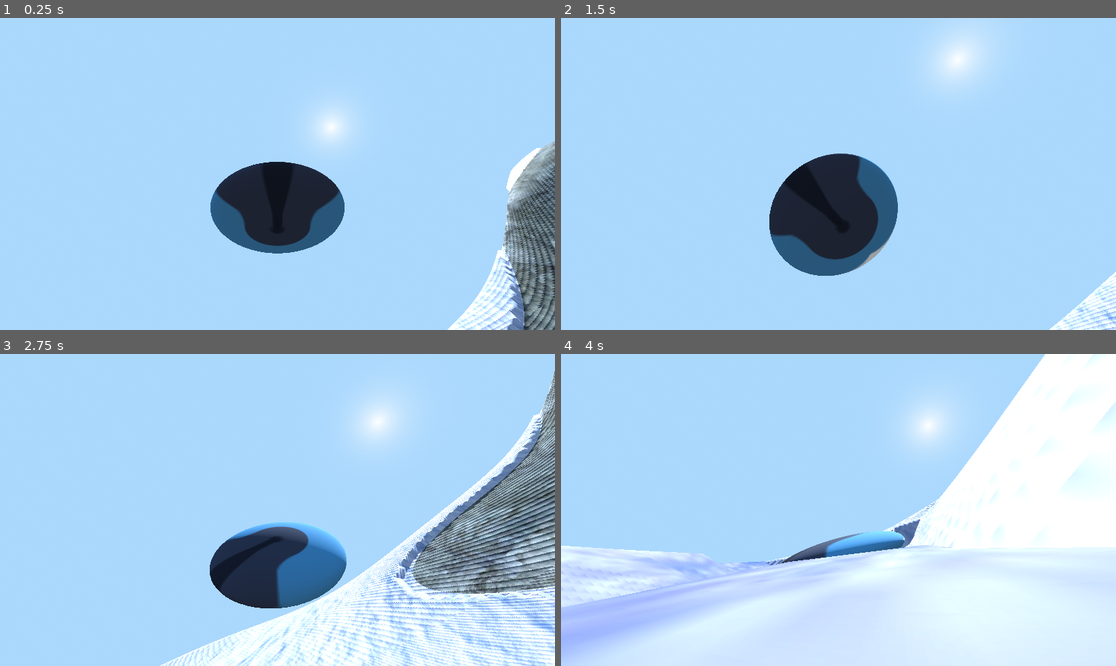
Above: before the commit, frames 1-4 (two rows, left to right).
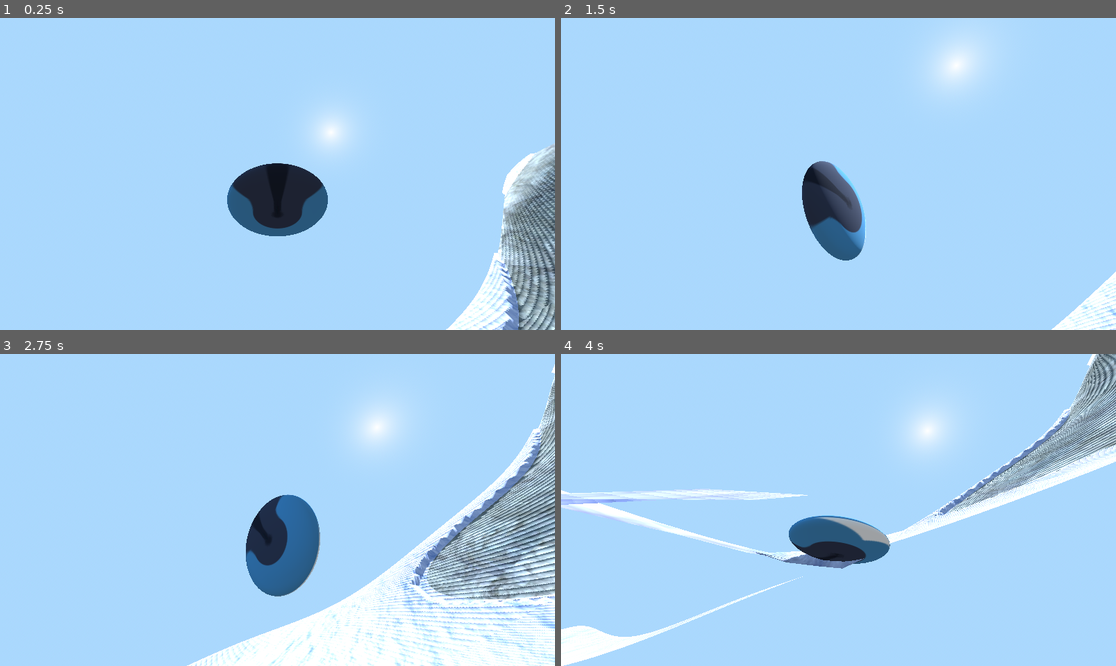
Above: after the commit, the same moments.

Repository: EightLimbed/MountainGame
Game: Godot game, scene res://Game.tscn
The game is run twice, just before and just after one commit, with the same random seed, the same clock (stepped at 60 frames per second) and the same inputs. The engine's default icon, where the game draws it, is replaced by a stand-in: a white triangle on a blue panel in a dark square.
Inputs (mouse positions are in pixels of both pictures, inside the frame that each line leads up to):
- Up to frame 1 (0.25 s): no input
- Up to frame 2 (1.5 s): move the mouse to (960, 158) at 0.52 s; hold D (Right) 0.53-1.28 s; click (960, 158) at 0.67 s; move the mouse to (810, 174) at 1.27 s; hold W (Forward) from 1.28 s (still down)
- Up to frame 3 (2.75 s): keep holding W (Forward); move the mouse to (288, 503) at 2.02 s
- Up to frame 4 (4 s): keep holding W (Forward); move the mouse to (832, 516) at 2.77 s; click (832, 516) at 2.92 s; move the mouse to (877, 513) at 3.52 s

The runs differ from the first frame. In frame 1, 7.6% of the frame differs, in the area x 37-100%, y 39-100%; in frame 2, 7.3%; in frame 3, 23%; in frame 4, 52%, in the area x 0-100%, y 0-100%.

Commit message:
Updated Tread Textures
They are beautiful now

Diff:
--- a/Chunk.gdshader
+++ b/Chunk.gdshader
@@ -1,6 +1,7 @@
 shader_type spatial;
 varying float slope;
 varying flat int treaded;
+varying float d;
 const float snow_threshold = 0.7;
 const float tread_radius = 2.5;
 uniform sampler2D snow_texture;
@@ -13,9 +14,9 @@
 	for (int i = 0; i < max_treads; i++) {
 		vec3 fp = texture(treaded_vertices, vec2((float(i) + 0.5) / float(max_treads), 0.5)).rgb;
 		vec3 delta = pos-fp;
-		float d = dot(delta, delta);
-		if (d < tread_radius*tread_radius) {
-			return tread_radius-sqrt(d);
+		float td = dot(delta, delta);
+		if (td < tread_radius*tread_radius) {
+			return (tread_radius - sqrt(td));
 		}
 	}
 	return tread_radius;
@@ -24,30 +25,23 @@
 void vertex() {
 	vec3 world_pos = (MODEL_MATRIX * vec4(VERTEX, 1.0)).xyz;
 	slope = abs(NORMAL.y*1.01);
-	float d;
 	treaded = 0;
 	vec3 dp = player_position - world_pos;
 	float mds = float(max_treads*max_treads);
-	if (dot(dp, dp) < mds) {
-		d = tread_depth(world_pos);
-		if (d < tread_radius) treaded = 1;
-	}
+	if (dot(dp, dp) < mds) d = tread_depth(world_pos);
+	else d = tread_radius;
 	if (NORMAL.y > snow_threshold){
-		if (treaded == 0) VERTEX += NORMAL*vec3(-1.2,1.0,-1.2);
-		else VERTEX -= vec3(0.0,d-0.4,0.0);
+		if (d < tread_radius) VERTEX += vec3(0.0,-d,0.0)+NORMAL*vec3(-1.2,0.5,-1.2);
+		else VERTEX += NORMAL*vec3(-1.2,1.0,-1.2);
 	}
 }
 
 void fragment() {
-	float b = sqrt(VERTEX.y-VERTEX.z)/100.0-0.3;
+	float t = (1.0-d/tread_radius)/5.0;
 	if (slope > snow_threshold) {
-		if (treaded == 1){
-			ALBEDO = texture(snow_texture, UV * 10.0).rgb+vec3(b,b,b/1.5)-0.1;
-		}else{
-			ALBEDO = texture(snow_texture, UV * 10.0).rgb+vec3(b,b,b/1.5);
-		}
+		ALBEDO = texture(snow_texture, UV * 10.0).rgb-t-vec3(0.2,0.2,0.1);
 	} else {
-		ALBEDO = texture(stone_texture, UV * 10.0).rgb+vec3(b,b,b)/2.0;
+		ALBEDO = texture(stone_texture, UV * 10.0).rgb-t;
 	}
 }
 
--- a/Chunk.tscn
+++ b/Chunk.tscn
@@ -15,8 +15,8 @@
 shader_parameter/max_treads = 128
 
 [sub_resource type="PhysicsMaterial" id="PhysicsMaterial_s3wkh"]
-friction = 0.05
-absorbent = true
+friction = 0.1
+rough = true
 
 [node name="Chunk" type="MeshInstance3D"]
 mesh = SubResource("PlaneMesh_s3wkh")
--- a/Player.gd
+++ b/Player.gd
@@ -6,12 +6,12 @@
 var pitch : float = 1.0
 var yaw : float = 0.0
 var sensitivity = 0.002
-var camera_distance := 6.0
+var camera_distance := 8.0
 var camera_height := 2.0
 
 #movement
 var airborne : bool = true
-const SPEED = 8000.0
+const SPEED = 5000.0
 
 #treads
 @onready var tread_manager = $"/root/TreadManager"
@@ -33,8 +33,8 @@
 func _process(_delta: float) -> void:
 	#just for camera direction and stuff
 	var offset := Vector3(0, camera_height, camera_distance)
-	offset = Basis(Vector3(1, 0, 0), pitch) * offset  # Apply pitch
-	offset = Basis(Vector3(0, 1, 0), yaw) * offset    # Apply yaw
+	offset = Basis(Vector3(1, 0, 0), pitch) * offset  # apply pitch
+	offset = Basis(Vector3(0, 1, 0), yaw) * offset    # apply yaw
 	camera.global_position = global_position + offset
 	camera.look_at(global_position + Vector3(0, camera_height, 0), Vector3.UP)
 
@@ -50,9 +50,7 @@
 		var move_dir := (right * input_dir.x + forward * input_dir.y).normalized()
 		apply_central_force(move_dir * SPEED * delta)
 
-#if player is on ground, pass list of saved positions of certain distance from eachother, along with current player position, for smooth trails
 func deal_with_footprints():
-	#if !airborne:
 	if (old_tread_pos- position).length() > 1.0:
 		tread_manager.add_tread(position)
 		old_tread_pos = position
--- a/Player.tscn
+++ b/Player.tscn
@@ -4,7 +4,8 @@
 [ext_resource type="Texture2D" uid="uid://gt5lu2p6mcy8" path="res://icon.svg" id="2_kpjcp"]
 
 [sub_resource type="PhysicsMaterial" id="PhysicsMaterial_xhfnw"]
-friction = 0.01
+friction = 0.1
+rough = true
 absorbent = true
 
 [sub_resource type="StandardMaterial3D" id="StandardMaterial3D_kne1u"]
@@ -15,7 +16,6 @@
 radius = 2.0
 
 [sub_resource type="CylinderShape3D" id="CylinderShape3D_kpjcp"]
-height = 1.4
 radius = 2.1
 
 [sub_resource type="ConvexPolygonShape3D" id="ConvexPolygonShape3D_kpjcp"]
